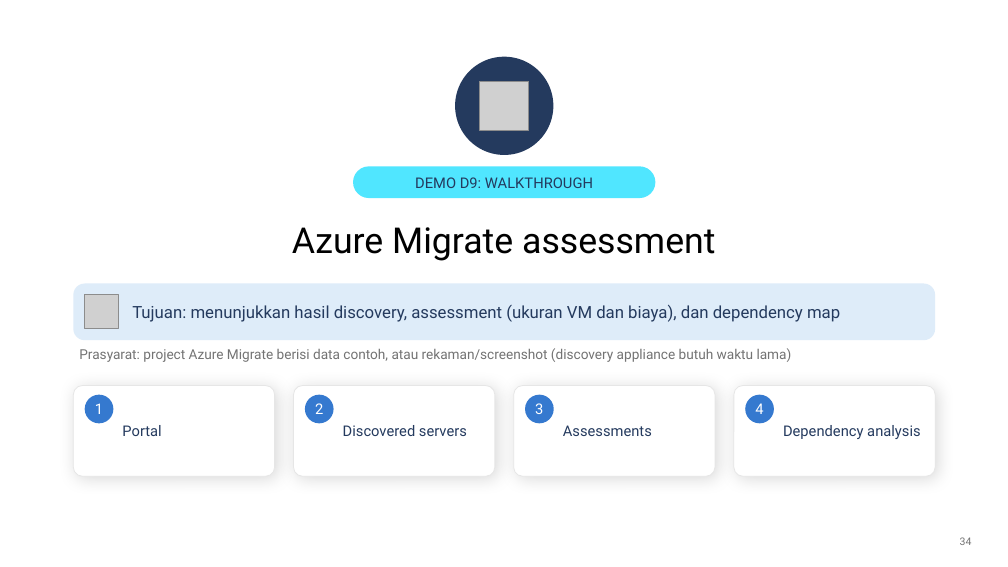
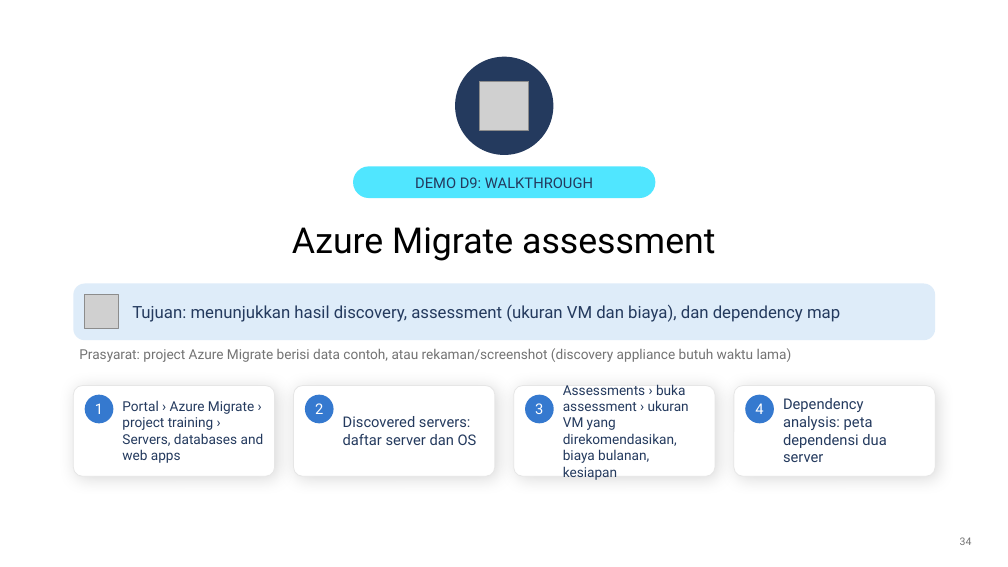
Before and after one commit to medisa-aris/azure-landing-zone-training, a slide deck: slide 34 of slides/pptx/slide_day05_automate-onboard-operate.pptx. Drawn at 1008x567 pixels with LibreOffice and Linux fonts; fonts in the diff are those of the drawing; grey boxes stand for pictures; background and template pictures are left out. Boxes give left, top, right and bottom in pixels: in the first picture for what was removed or moved away, otherwise in the second. Text is boxed around its words. In the diff, an @@ line names an element or a change of style, - is before the commit and + after.

```diff
--- a/slides/pptx/slide_day05_automate-onboard-operate.pptx
+++ b/slides/pptx/slide_day05_automate-onboard-operate.pptx
@@ text at box(563, 384, 689, 480): text changed; size 14 to 13 pt @@
-Assessments
+Assessments › buka assessment › ukuran VM yang direkomendasikan, biaya bulanan, kesiapan
@@ text at box(122, 400, 264, 463): text changed; size 14 to 13 pt @@
-Portal
+Portal › Azure Migrate › project training › Servers, databases and web apps
@@ text at box(343, 416, 477, 445): text changed @@
-Discovered servers
+Discovered servers: daftar server dan OS
@@ text at box(783, 398, 886, 462): text changed @@
-Dependency analysis
+Dependency analysis: peta dependensi dua server
```
Also in this commit, not shown: 9 other slides changed, 6 other files.
